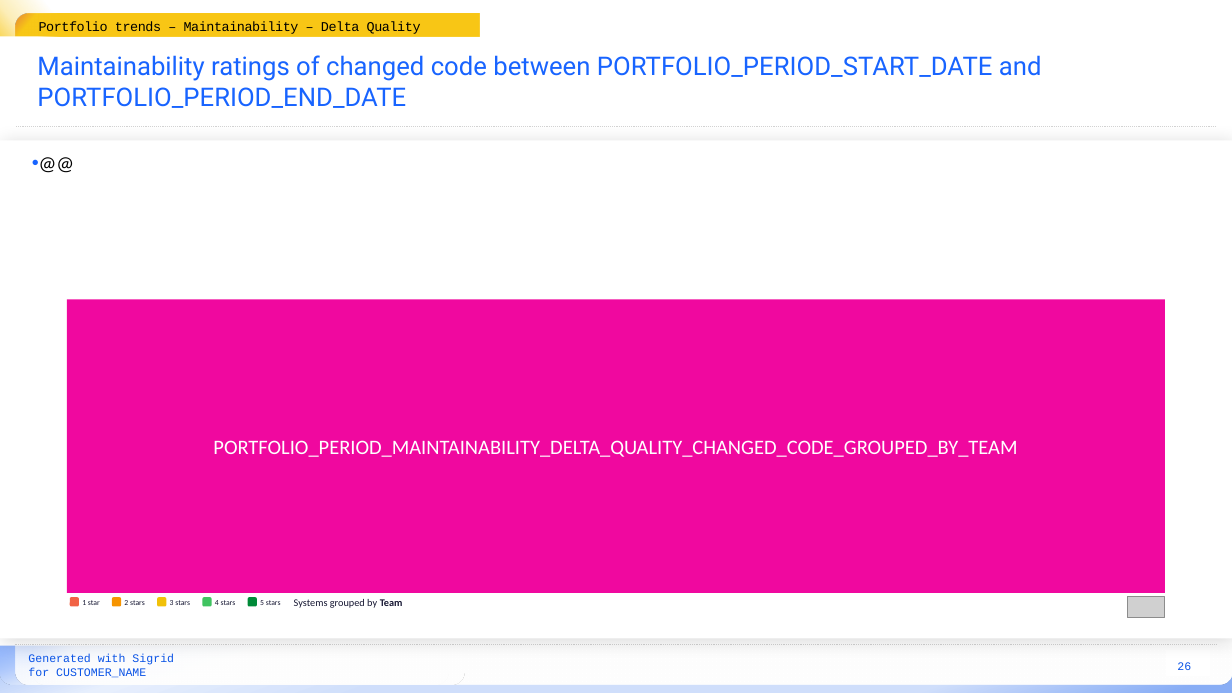
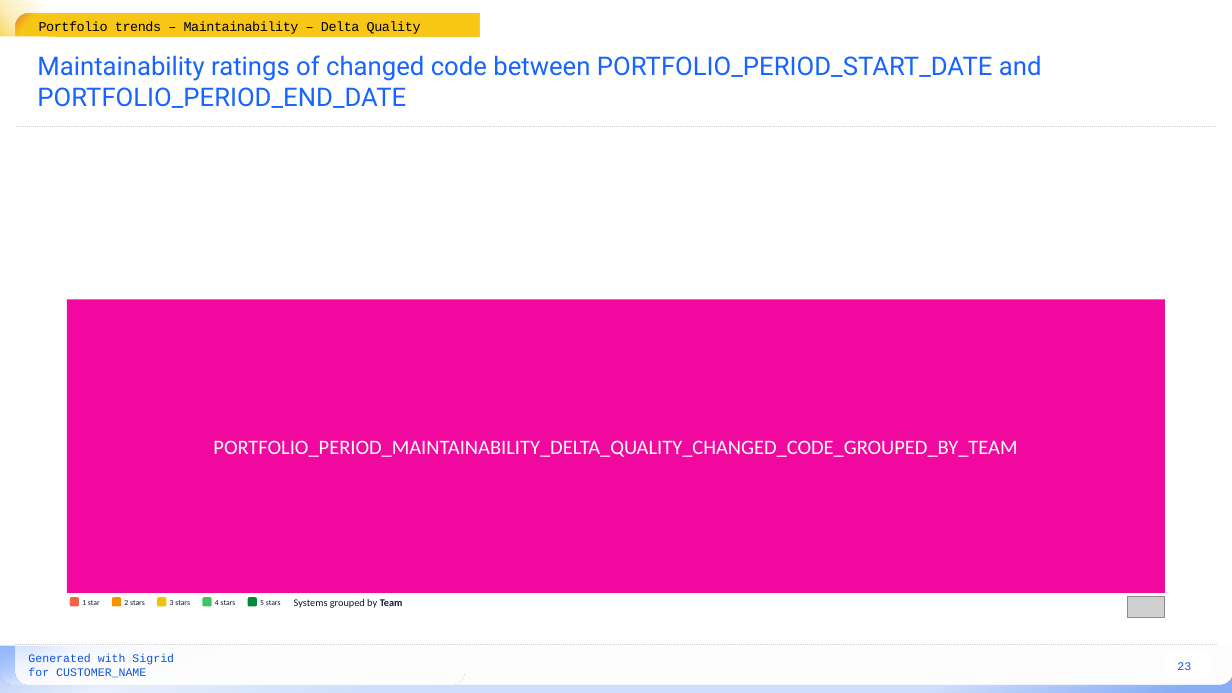
Before and after one commit to Software-Improvement-Group/sigrid-report-generator, a slide deck: slide 23 of src/report_generator/presets/templates/portfolio-change.pptx (slide 26 before the commit). Drawn at 1232x693 pixels with LibreOffice and Linux fonts; fonts in the diff are those of the drawing; grey boxes stand for pictures; background and template pictures are left out. Boxes give left, top, right and bottom in pixels: in the first picture for what was removed or moved away, otherwise in the second. Text is boxed around its words. In the diff, an @@ line names an element or a change of style, - is before the commit and + after.

```diff
--- a/src/report_generator/presets/templates/portfolio-change.pptx
+++ b/src/report_generator/presets/templates/portfolio-change.pptx
@@ rectangle removed at <box>0,140,1232,639</box> @@
@@ text removed at <box>22,142,1186,300</box> @@
-• @@
@@ page number at <box>1177,662,1191,670</box>: text changed @@
-26
+23
```
Also in this commit, not shown: 17 other slides changed, 3 slides removed, 1 other file.
